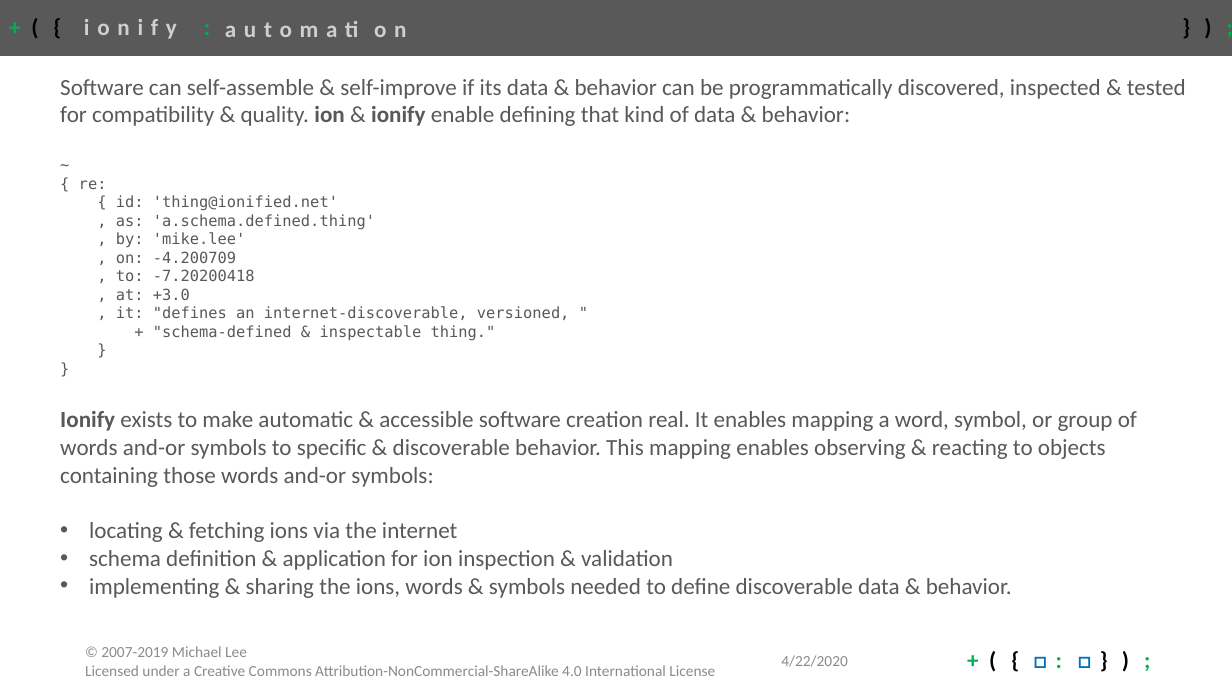
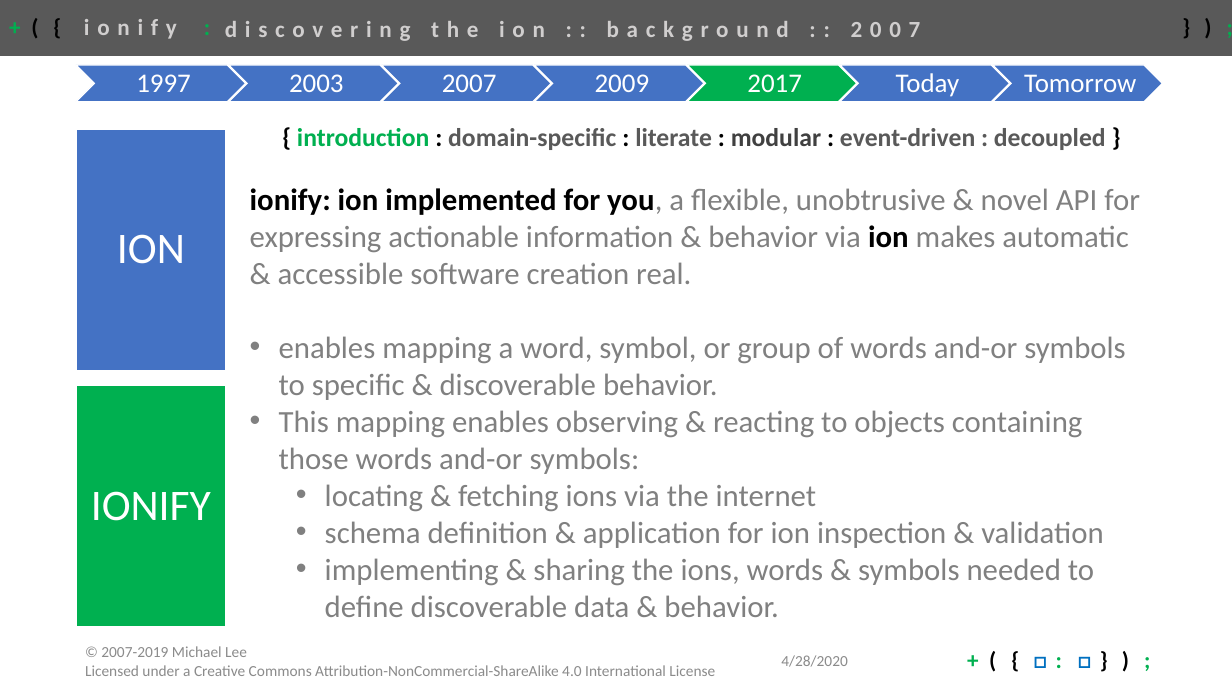
Before and after one commit to ionify/about, a slide deck: slide 16 of talks/2020.ionify.pptx (slide 5 before the commit). Drawn at 1232x693 pixels with LibreOffice and Linux fonts; fonts in the diff are those of the drawing. Boxes give left, top, right and bottom in pixels: in the first picture for what was removed or moved away, otherwise in the second. Text is boxed around its words. In the diff, an @@ line names an element or a change of style, - is before the commit and + after.

Commit message:
talks: ionify: 2020 intro & overview 0.04 - jeb collaboration

```diff
--- a/talks/2020.ionify.pptx
+++ b/talks/2020.ionify.pptx
@@ title at bbox=[225, 21, 921, 41]: text changed @@
-automation
+discovering the ion :: background :: 2007
@@ group added at bbox=[76, 65, 1163, 102]: 7 chevrons, 7 texts @@
+1997
+2003
+2007
+2009
+2017
+Today
+Tomorrow
@@ text "{ introduction : domain-specific : ...": place and size @@
-text "{ introduction : domain-specific : ..." at bbox=[60, 79, 1186, 598]
+text "{ introduction : domain-specific : ..." at bbox=[250, 128, 1140, 617]
@@ text at bbox=[250, 128, 1140, 474]: text changed; size 18 to 24 pt; text colour #595959 to #808080 @@
-Software can self-assemble & self-improve if its data & behavior can be programmatically discovered, inspected & tested for compatibility & quality. ion & ionify enable defining that kind of data & behavior:
-~
-{ re:
-{ id: 'thing@ionified.net'
-, as: 'a.schema.defined.thing'
-, by: 'mike.lee'
-, on: -4.200709
-, to: -7.20200418
-, at: +3.0
-, it: "defines an internet-discoverable, versioned, "
-+ "schema-defined & inspectable thing."
-}
-}
-Ionify exists to make automatic & accessible software creation real. It enables mapping a word, symbol, or group of words and-or symbols to specific & discoverable behavior. This mapping enables observing & reacting to objects containing those words and-or symbols:
+{ introduction : domain-specific : literate : modular : event-driven : decoupled }
+ionify: ion implemented for you, a flexible, unobtrusive & novel API for expressing actionable information & behavior via ion makes automatic & accessible software creation real.
+• enables mapping a word, symbol, or group of words and-or symbols to specific & discoverable behavior.
+• This mapping enables observing & reacting to objects containing those words and-or symbols:
@@ group added at bbox=[76, 129, 226, 627]: 2 rectangles, 2 texts @@
+ION
+IONIFY
@@ text at bbox=[325, 484, 1104, 617]: size 18 to 24 pt, text colour #595959 to #808080 in "locating & fetching ions via the internet", "schema definition & application for ion inspection ...", "implementing & sharing the ions, words & ..."; list level 1 to 2 in "locating & fetching ions via ..."; list level 1 to 2 in "schema definition & application for ..."; list level 1 to 2 in "implementing & sharing the ions, ..." @@
@@ text at bbox=[781, 655, 847, 667]: text changed @@
-4/22/2020
+4/28/2020
```
Also in this commit, not shown: 25 other slides changed, 4 slides added, 5 slides removed.
